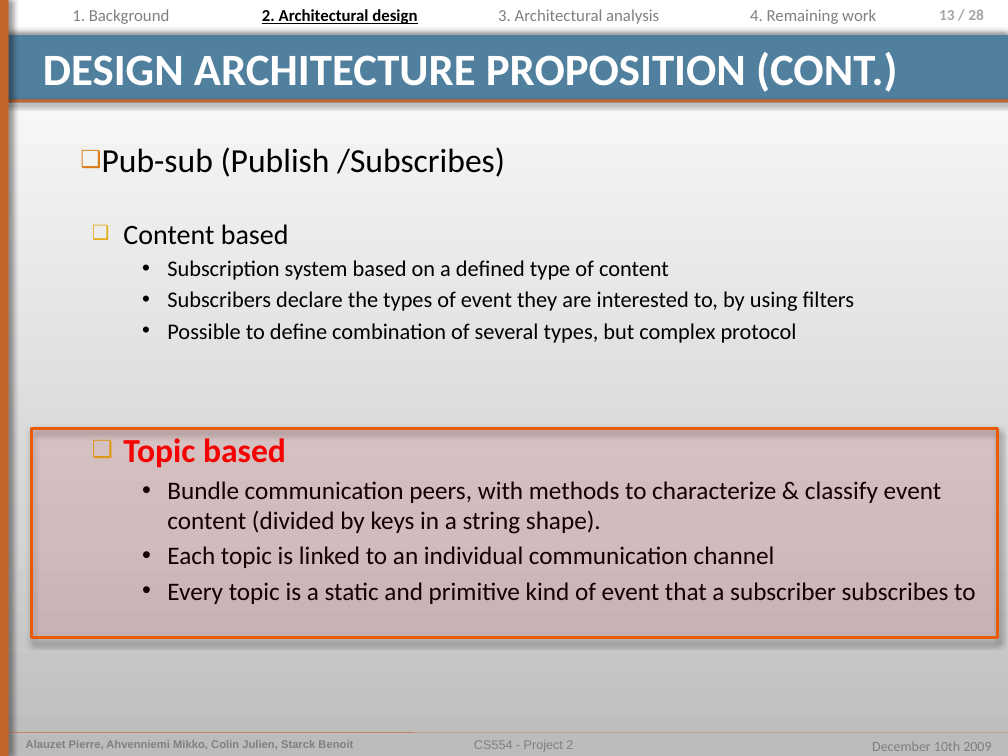
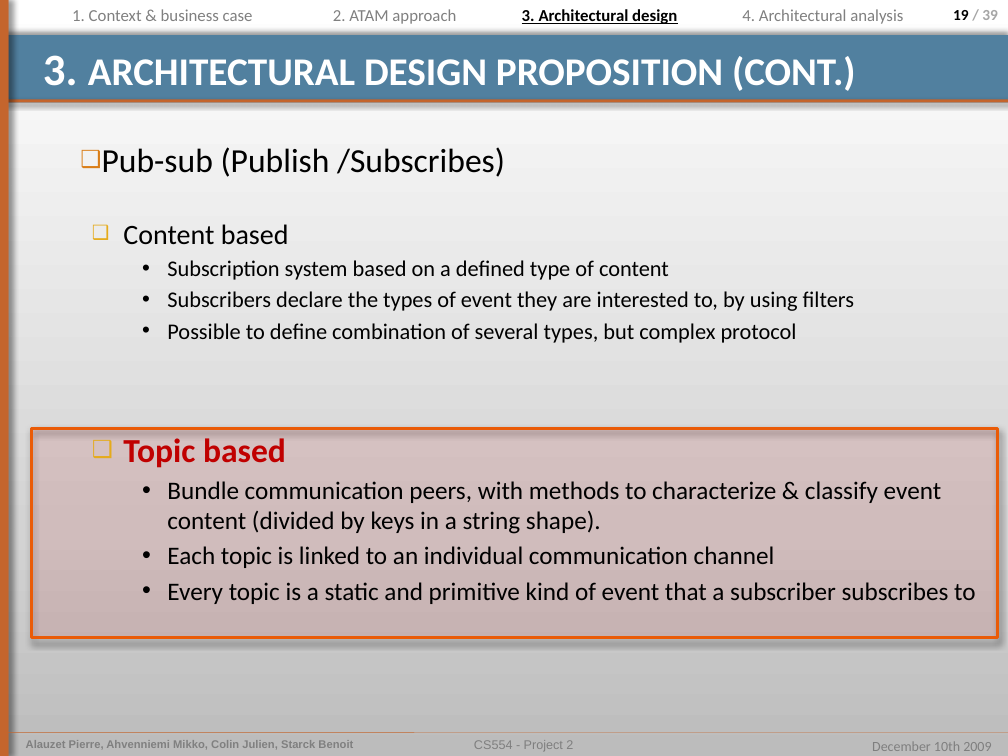
Before and after one commit to pierrealauzet/euroteam, a slide deck: slide 19 of Project 2/PartFinal/CS554_EuroTeam_Project2_Final_Mikko.pptx (slide 13 before the commit). Drawn at 1008x756 pixels with LibreOffice and Linux fonts; fonts in the diff are those of the drawing. Boxes give left, top, right and bottom in pixels: in the first picture for what was removed or moved away, otherwise in the second. Text is boxed around its words. In the diff, an @@ line names an element or a change of style, - is before the commit and + after.

```diff
--- a/Project 2/PartFinal/CS554_EuroTeam_Project2_Final_Mikko.pptx
+++ b/Project 2/PartFinal/CS554_EuroTeam_Project2_Final_Mikko.pptx
@@ text at [72, 9, 253, 21]: text changed @@
-1. Background
+1. Context & business case
@@ text at [333, 9, 456, 24]: text changed; text colour #000000 to #808080; bold off @@
-2. Architectural design
+2. ATAM approach
@@ text at [522, 9, 677, 24]: text changed; text colour #808080 to #000000; bold on @@
-3. Architectural analysis
+3. Architectural design
@@ text at [742, 9, 903, 24]: text changed @@
-4. Remaining work
+4. Architectural analysis
@@ page number at [953, 10, 998, 20]: text changed @@
-13 / 28
+19 / 39
@@ title at [43, 55, 856, 91]: text changed; size 32 to 28 pt @@
-DESIGN ARCHITECTURE PROPOSITION (CONT.)
+3. ARCHITECTURAL DESIGN PROPOSITION (CONT.)
@@ text at [123, 438, 286, 468]: text colour #FF0000 to #C00000 in "Topic based" @@
```
Also in this commit, not shown: 23 other slides changed, 16 slides added, 4 slides removed, 1 other file.
